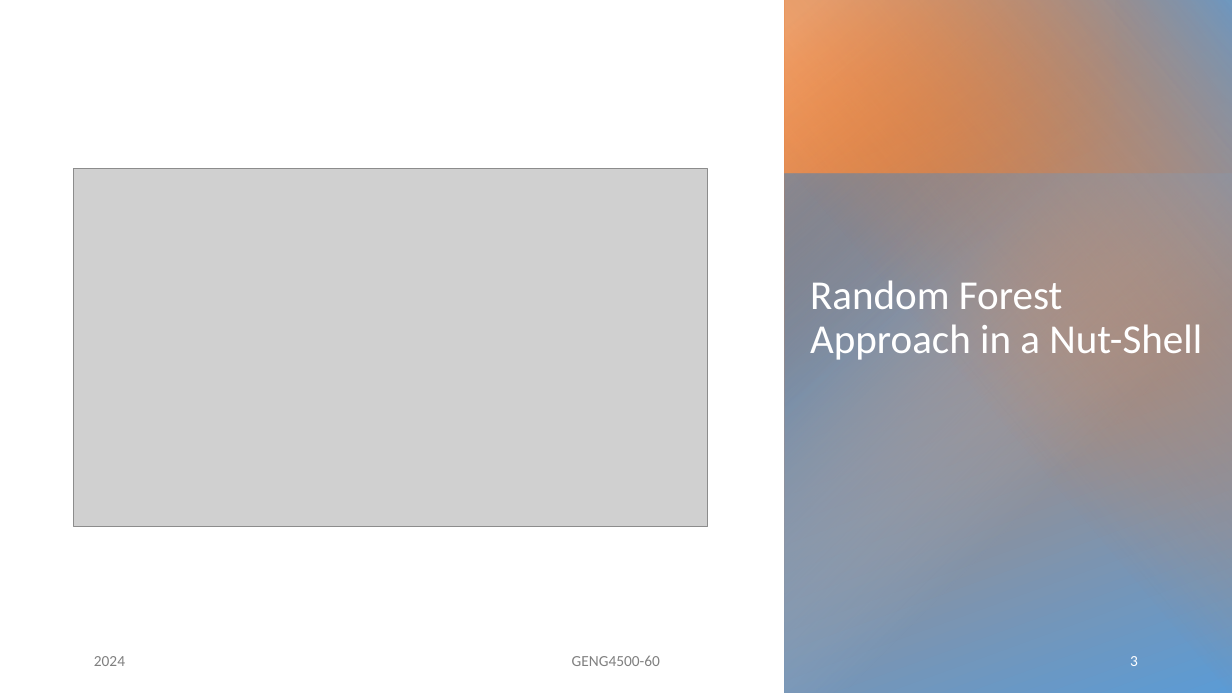
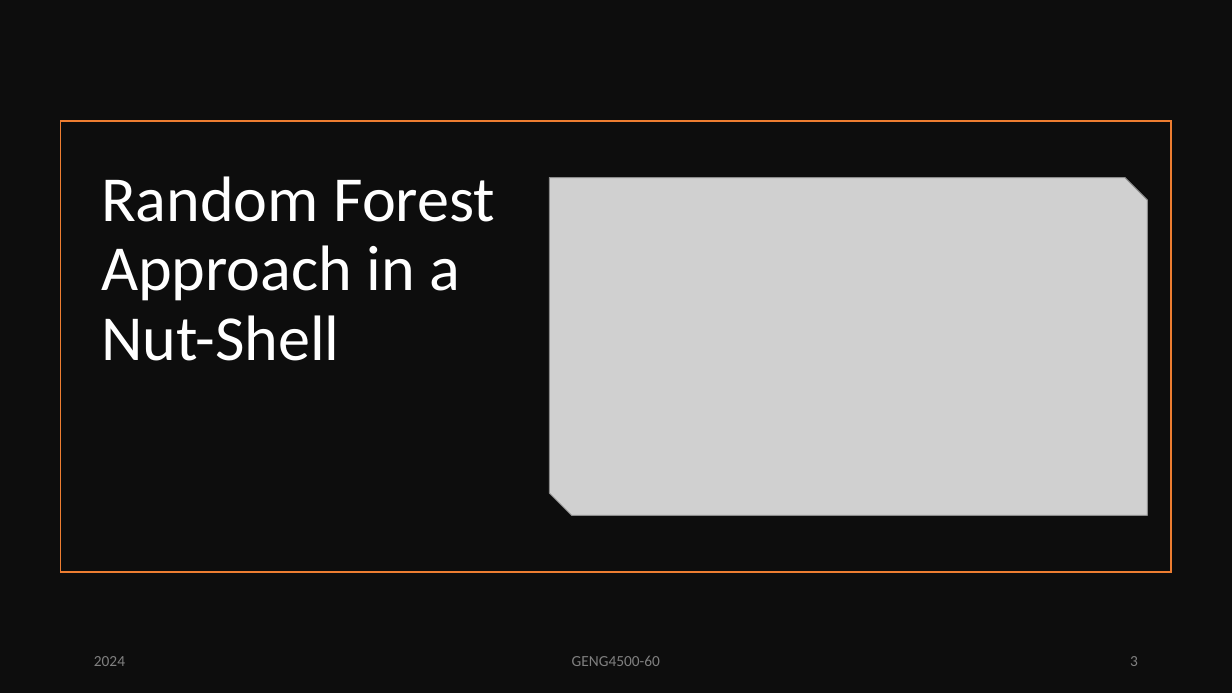
Before and after one commit to PMcTwist/Machine_Learn_Project, a slide deck: slide 3 of Presentation/ALI_Raymond_MAYNARD_Patrick_GENG4500_Final_presentation_2024.pptx. Drawn at 1232x693 pixels with LibreOffice and Linux fonts; fonts in the diff are those of the drawing; grey boxes stand for pictures. Boxes give left, top, right and bottom in pixels: in the first picture for what was removed or moved away, otherwise in the second. Text is boxed around its words. In the diff, an @@ line names an element or a change of style, - is before the commit and + after.

Commit message:
-Added design to slides -Added slides outline -Added video to slides -Added embedded excel sheet to slide
P@

```diff
--- a/Presentation/ALI_Raymond_MAYNARD_Patrick_GENG4500_Final_presentation_2024.pptx
+++ b/Presentation/ALI_Raymond_MAYNARD_Patrick_GENG4500_Final_presentation_2024.pptx
@@ rectangle added at box(0, 0, 1232, 693), fill #0D0D0D @@
@@ group removed at box(785, 0, 1232, 693): 4 rectangles @@
@@ rectangle added at box(61, 121, 1172, 572), outline #ED7D31 1 pt @@
@@ title "Random Forest Approach in a ...": place and size @@
-title "Random Forest Approach in a ..." at box(810, 280, 1202, 360)
+title "Random Forest Approach in a ..." at box(101, 176, 496, 361)
@@ title "Random Forest Approach in a ..." at box(101, 176, 496, 361): size 32 to 50 pt; vertical alignment top to bottom @@
@@ picture: place and size @@
-picture at box(74, 169, 708, 528)
+picture at box(550, 177, 1148, 516)
@@ page number at box(1130, 656, 1138, 666): text colour #FFFFFF to #808080 @@
```
Also in this commit, not shown: 8 other slides changed, 1 slide added.
